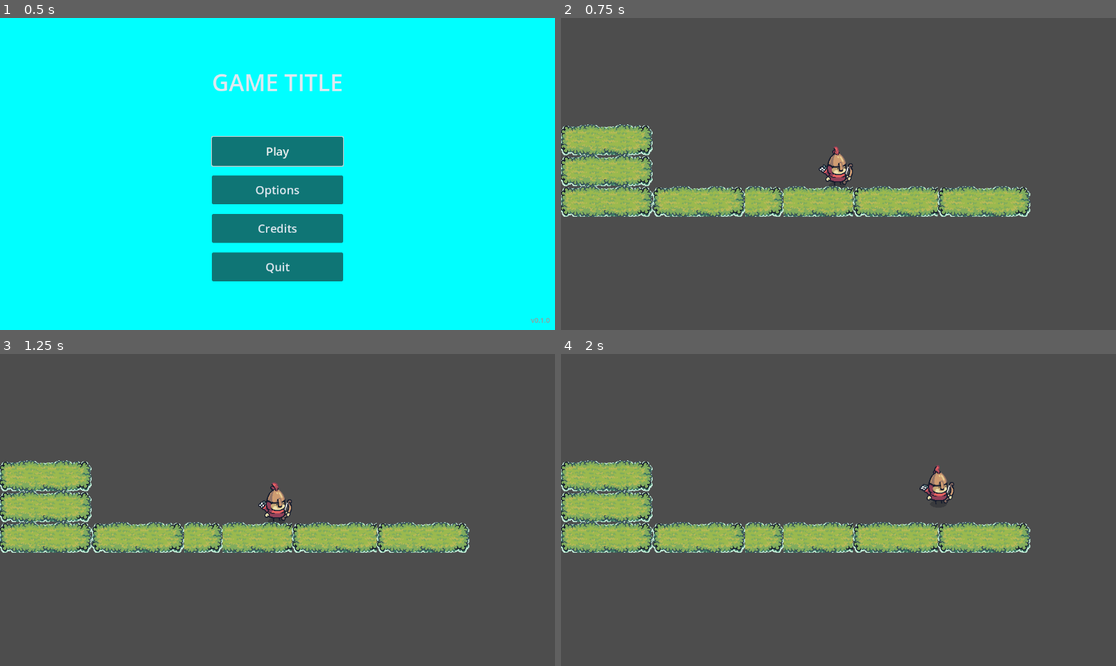
Above: before the commit, frames 1-4 (two rows, left to right).
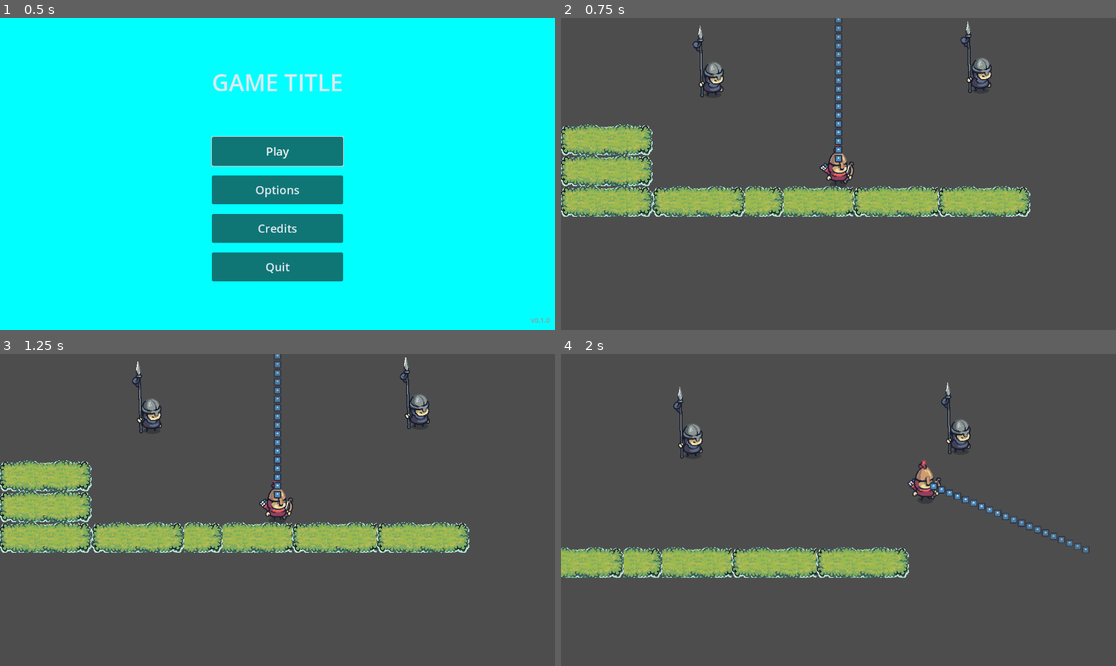
Above: after the commit, the same moments.

Repository: mahir-mahtab/game-jam-26
Game: Godot game, scene res://src/ui/main_menu.tscn
The game is run twice, just before and just after one commit, with the same random seed, the same clock (stepped at 60 frames per second) and the same inputs. The engine's default icon, where the game draws it, is replaced by a stand-in: a white triangle on a blue panel in a dark square.
Inputs (mouse positions are in pixels of both pictures, inside the frame that each line leads up to):
- Up to frame 1 (0.5 s): no input
- Up to frame 2 (0.75 s): click "Play" at 0.5 s
- Up to frame 3 (1.25 s): no input
- Up to frame 4 (2 s): tap Enter (ui_accept) at 1.25, 1.35, 1.52, 1.82 s; move the mouse to (960, 494) at 1.27 s; hold Right (ui_right) from 1.28 s (still down); click (960, 494) at 1.42 s

Frame 1 is identical in both runs. In frame 2, 1.5% of the frame differs, in the area x 23-78%, y 0-54%; in frame 3, 1.5%; in frame 4, 17%, in the area x 0-96%, y 9-72%.

Commit message:
player move ment done

Diff:
--- a/src/entities/player/player.gd
+++ b/src/entities/player/player.gd
@@ -1,37 +1,134 @@
 extends CharacterBody2D
 
 const SPEED = 300.0
-const JUMP_VELOCITY = -400.0
+const DOT_SPACING = 18.0
+const MAX_LENGTH = 1000.0
+const DOT_SCALE = 0.12
+const PROJECTILE_SPEED = 800.0
+const PROJECTILE_DECELERATION = 300.0
+const BOUNCE_DAMPING = 0.6
 
 # Reference to your AnimatedSprite2D node
 @onready var animated_sprite: AnimatedSprite2D = $AnimatedSprite2D
+@onready var dots_container: Node2D = $TrajectoryDots
+@onready var dot_template: Sprite2D = $TrajectoryDots/DotTemplate
 
-func _physics_process(delta: float) -> void:
-	# 1. Add gravity
-	if not is_on_floor():
-		velocity += get_gravity() * delta
+var dots: Array[Sprite2D] = []
+var projectile_active := false
+var stuck_to: Node2D = null
+var stuck_offset := Vector2.ZERO
 
-	# 2. Handle jump
-	if Input.is_action_just_pressed("ui_accept") and is_on_floor():
-		velocity.y = JUMP_VELOCITY
+func _ready() -> void:
+	# Build dot pool from template
+	dot_template.visible = false
+	var max_dots := int(MAX_LENGTH / DOT_SPACING)
+	for i in range(max_dots):
+		var dot := dot_template.duplicate() as Sprite2D
+		dot.visible = true
+		dot.scale = Vector2.ONE * DOT_SCALE
+		dots_container.add_child(dot)
+		dots.append(dot)
 
-	# 3. Get direction
-	var direction := Input.get_axis("ui_left", "ui_right")
+func _physics_process(_delta: float) -> void:
+	if stuck_to != null:
+		velocity = Vector2.ZERO
+		global_position = stuck_to.global_position + stuck_offset
+		return
 
-	# 4. Handle Flipping and Movement
-	if direction != 0:
-		velocity.x = direction * SPEED
-		animated_sprite.flip_h = (direction < 0) # Flip sprite based on direction
+	if projectile_active:
+		# Apply deceleration to projectile
+		var current_speed = velocity.length()
+		if current_speed < 10.0:
+			projectile_active = false
+			velocity = Vector2.ZERO
+			return
+
+		var new_speed = max(current_speed - PROJECTILE_DECELERATION * _delta, 0.0)
+		velocity = velocity.normalized() * new_speed
+
+		# Use move_and_collide for better bounce handling
+		var collision = move_and_collide(velocity * _delta)
+		if collision:
+			var collider = collision.get_collider()
+			if collider != null and collider.is_in_group("prey"):
+				stick_to_prey(collider)
+			else:
+				# Bounce off other objects
+				velocity = velocity.bounce(collision.get_normal()) * BOUNCE_DAMPING
+		return
+
+	# Get direction vector based on 8-direction input
+	var direction := Input.get_vector("ui_left", "ui_right", "ui_up", "ui_down")
+
+	if direction != Vector2.ZERO:
+		velocity = direction * SPEED
+		# Flip sprite based on horizontal direction
+		if direction.x != 0:
+			animated_sprite.flip_h = (direction.x < 0)
+		animated_sprite.play("run")
 	else:
-		velocity.x = move_toward(velocity.x, 0, SPEED)
+		velocity = velocity.move_toward(Vector2.ZERO, SPEED)
+		animated_sprite.play("idle")
 
-	update_animations(direction)
 	move_and_slide()
+	update_trajectory_dots()
 
-# 5. Animation Logic Helper
-func update_animations(direction):
-	if is_on_floor():
-		if direction == 0:
-			animated_sprite.play("idle")
-		else:
-			animated_sprite.play("run")
+func _process(_delta: float) -> void:
+	# Always update trajectory dots regardless of state
+	update_trajectory_dots()
+
+func _input(event: InputEvent) -> void:
+	if event is InputEventMouseButton and event.button_index == MOUSE_BUTTON_LEFT and event.pressed:
+		if not projectile_active:
+			launch_projectile()
+
+func launch_projectile() -> void:
+	if stuck_to != null:
+		unstick_from_prey()
+	var dir = (get_global_mouse_position() - global_position).normalized()
+	if dir == Vector2.ZERO:
+		dir = Vector2.RIGHT
+	velocity = dir * PROJECTILE_SPEED
+	projectile_active = true
+
+func stick_to_prey(prey_node: Node2D) -> void:
+	projectile_active = false
+	stuck_to = prey_node
+	stuck_offset = global_position - prey_node.global_position
+	velocity = Vector2.ZERO
+
+func unstick_from_prey() -> void:
+	stuck_to = null
+	stuck_offset = Vector2.ZERO
+
+func update_trajectory_dots() -> void:
+	# Start from player's center (relative to the player node)
+	var start_local_pos = Vector2(0, -35)
+	var start_global_pos = global_position + start_local_pos
+
+	var mouse_pos = get_global_mouse_position()
+	var ray_direction = (mouse_pos - start_global_pos).normalized()
+	if ray_direction == Vector2.ZERO:
+		ray_direction = Vector2.RIGHT
+
+	var space_state = get_world_2d().direct_space_state
+	var end_global = start_global_pos + ray_direction * MAX_LENGTH
+	var query = PhysicsRayQueryParameters2D.create(start_global_pos, end_global)
+	query.exclude = [get_rid()] # Exclude the player
+	var result = space_state.intersect_ray(query)
+
+	var hit_length := MAX_LENGTH
+	if result:
+		hit_length = start_global_pos.distance_to(result.position)
+
+	for i in range(dots.size()):
+		var dist := (i + 1) * DOT_SPACING
+		var dot := dots[i]
+		if dist > hit_length:
+			dot.visible = false
+			continue
+		var dot_global = start_global_pos + ray_direction * dist
+		dot.global_position = dot_global
+		var alpha = clamp(1.0 - (dist / MAX_LENGTH), 0.0, 1.0)
+		dot.modulate = Color(1, 1, 1, alpha)
+		dot.visible = true
--- a/src/entities/player/player.tscn
+++ b/src/entities/player/player.tscn
@@ -1,8 +1,9 @@
-[gd_scene load_steps=16 format=3 uid="uid://cadnjm2kabw85"]
+[gd_scene load_steps=17 format=3 uid="uid://cadnjm2kabw85"]
 
 [ext_resource type="Texture2D" uid="uid://btus0dng0u6j8" path="res://assets/Units/Red Units/Archer/Archer_Idle.png" id="1_4m8ck"]
 [ext_resource type="Script" uid="uid://bh6dqam4yrryn" path="res://src/entities/player/player.gd" id="1_vt6n5"]
 [ext_resource type="Texture2D" uid="uid://dc24olrtfiwfc" path="res://assets/Units/Red Units/Archer/Archer_Run.png" id="3_muk8e"]
+[ext_resource type="Texture2D" uid="uid://c7tv7d3bb4ep5" path="res://icon.svg" id="4_dot_icon"]
 
 [sub_resource type="AtlasTexture" id="AtlasTexture_vt6n5"]
 atlas = ExtResource("1_4m8ck")
@@ -95,7 +96,8 @@
 script = ExtResource("1_vt6n5")
 
 [node name="AnimatedSprite2D" type="AnimatedSprite2D" parent="."]
-position = Vector2(-2, -34)
+position = Vector2(0, -33)
+scale = Vector2(1, 1.03125)
 sprite_frames = SubResource("SpriteFrames_eb65w")
 animation = &"run"
 autoplay = "idle"
@@ -103,3 +105,10 @@
 [node name="CollisionShape2D" type="CollisionShape2D" parent="."]
 position = Vector2(0, -35)
 shape = SubResource("CapsuleShape2D_4f0qm")
+
+[node name="TrajectoryDots" type="Node2D" parent="."]
+
+[node name="DotTemplate" type="Sprite2D" parent="TrajectoryDots"]
+visible = false
+scale = Vector2(0.12, 0.12)
+texture = ExtResource("4_dot_icon")
--- /dev/null
+++ b/src/entities/player/player_head.tscn
@@ -0,0 +1,34 @@
+[gd_scene load_steps=4 format=3 uid="uid://diwwssmnxntef"]
+
+[ext_resource type="Script" path="res://src/entities/player/player_head.gd" id="1_head"]
+
+[sub_resource type="CircleShape2D" id="CircleShape2D_head"]
+radius = 20.0
+
+[sub_resource type="CircleShape2D" id="CircleShape2D_area"]
+radius = 25.0
+
+[node name="PlayerHead" type="RigidBody2D"]
+collision_layer = 2
+mass = 0.5
+gravity_scale = 1.5
+contact_monitor = true
+max_contacts_reported = 4
+script = ExtResource("1_head")
+
+[node name="CollisionShape2D" type="CollisionShape2D" parent="."]
+shape = SubResource("CircleShape2D_head")
+
+[node name="Sprite2D" type="ColorRect" parent="."]
+offset_left = -20.0
+offset_top = -20.0
+offset_right = 20.0
+offset_bottom = 20.0
+color = Color(0.6, 0.9, 0.6, 1)
+
+[node name="Area2D" type="Area2D" parent="."]
+collision_layer = 0
+collision_mask = 6
+
+[node name="CollisionShape2D" type="CollisionShape2D" parent="Area2D"]
+shape = SubResource("CircleShape2D_area")
--- /dev/null
+++ b/src/entities/prey/prey.gd
@@ -0,0 +1,25 @@
+extends CharacterBody2D
+
+
+const SPEED = 300.0
+const JUMP_VELOCITY = -400.0
+@onready var animated_sprite = $AnimatedSprite2D
+
+func _ready() -> void:
+	add_to_group("prey")
+
+func _physics_process(_delta: float) -> void:
+	# Get direction vector based on 8-direction input
+	var direction := Input.get_vector("ui_left", "ui_right", "ui_up", "ui_down")
+
+	if direction != Vector2.ZERO:
+		velocity = direction * SPEED
+		# Flip sprite based on horizontal direction
+		if direction.x != 0:
+			animated_sprite.flip_h = (direction.x < 0)
+		animated_sprite.play("run")
+	else:
+		velocity = velocity.move_toward(Vector2.ZERO, SPEED)
+		animated_sprite.play("idle")
+
+	move_and_slide()
--- /dev/null
+++ b/src/entities/prey/prey.tscn
@@ -0,0 +1,113 @@
+[gd_scene load_steps=17 format=3 uid="uid://bo0u0g8i0eh04"]
+
+[ext_resource type="Script" uid="uid://delcje0g7h876" path="res://src/entities/prey/prey.gd" id="1_uuspj"]
+[ext_resource type="Texture2D" uid="uid://dhad73xknwdyp" path="res://assets/Units/Black Units/Lancer/Lancer_Idle.png" id="2_uahvo"]
+
+[sub_resource type="AtlasTexture" id="AtlasTexture_y5wba"]
+atlas = ExtResource("2_uahvo")
+region = Rect2(0, 0, 320, 320)
+
+[sub_resource type="AtlasTexture" id="AtlasTexture_ftthi"]
+atlas = ExtResource("2_uahvo")
+region = Rect2(320, 0, 320, 320)
+
+[sub_resource type="AtlasTexture" id="AtlasTexture_ruonm"]
+atlas = ExtResource("2_uahvo")
+region = Rect2(640, 0, 320, 320)
+
+[sub_resource type="AtlasTexture" id="AtlasTexture_87opm"]
+atlas = ExtResource("2_uahvo")
+region = Rect2(960, 0, 320, 320)
+
+[sub_resource type="AtlasTexture" id="AtlasTexture_f08xt"]
+atlas = ExtResource("2_uahvo")
+region = Rect2(1280, 0, 320, 320)
+
+[sub_resource type="AtlasTexture" id="AtlasTexture_u5et7"]
+atlas = ExtResource("2_uahvo")
+region = Rect2(1600, 0, 320, 320)
+
+[sub_resource type="AtlasTexture" id="AtlasTexture_fn6bl"]
+atlas = ExtResource("2_uahvo")
+region = Rect2(1920, 0, 320, 320)
+
+[sub_resource type="AtlasTexture" id="AtlasTexture_gc7p4"]
+atlas = ExtResource("2_uahvo")
+region = Rect2(2240, 0, 320, 320)
+
+[sub_resource type="AtlasTexture" id="AtlasTexture_0q082"]
+atlas = ExtResource("2_uahvo")
+region = Rect2(2560, 0, 320, 320)
+
+[sub_resource type="AtlasTexture" id="AtlasTexture_3s5xn"]
+atlas = ExtResource("2_uahvo")
+region = Rect2(2880, 0, 320, 320)
+
+[sub_resource type="AtlasTexture" id="AtlasTexture_0pa8y"]
+atlas = ExtResource("2_uahvo")
+region = Rect2(3200, 0, 320, 320)
+
+[sub_resource type="AtlasTexture" id="AtlasTexture_1mxlp"]
+atlas = ExtResource("2_uahvo")
+region = Rect2(3520, 0, 320, 320)
+
+[sub_resource type="SpriteFrames" id="SpriteFrames_8pnmx"]
+animations = [{
+"frames": [{
+"duration": 1.0,
+"texture": SubResource("AtlasTexture_y5wba")
+}, {
+"duration": 1.0,
+"texture": SubResource("AtlasTexture_ftthi")
+}, {
+"duration": 1.0,
+"texture": SubResource("AtlasTexture_ruonm")
+}, {
+"duration": 1.0,
+"texture": SubResource("AtlasTexture_87opm")
+}, {
+"duration": 1.0,
+"texture": SubResource("AtlasTexture_f08xt")
+}, {
+"duration": 1.0,
+"texture": SubResource("AtlasTexture_u5et7")
+}, {
+"duration": 1.0,
+"texture": SubResource("AtlasTexture_fn6bl")
+}, {
+"duration": 1.0,
+"texture": SubResource("AtlasTexture_gc7p4")
+}, {
+"duration": 1.0,
+"texture": SubResource("AtlasTexture_0q082")
+}, {
+"duration": 1.0,
+"texture": SubResource("AtlasTexture_3s5xn")
+}, {
+"duration": 1.0,
+"texture": SubResource("AtlasTexture_0pa8y")
+}, {
+"duration": 1.0,
+"texture": SubResource("AtlasTexture_1mxlp")
+}],
+"loop": true,
+"name": &"idle",
+"speed": 30.0
+}]
+
+[sub_resource type="CapsuleShape2D" id="CapsuleShape2D_g2fhk"]
+radius = 19.0
+height = 70.0
+
+[node name="Prey" type="CharacterBody2D"]
+script = ExtResource("1_uuspj")
+
+[node name="AnimatedSprite2D" type="AnimatedSprite2D" parent="."]
+position = Vector2(-2, -34)
+sprite_frames = SubResource("SpriteFrames_8pnmx")
+animation = &"idle"
+frame_progress = 0.89970547
+
+[node name="CollisionShape2D" type="CollisionShape2D" parent="."]
+position = Vector2(-3, -34)
+shape = SubResource("CapsuleShape2D_g2fhk")
--- a/src/ui/gam/game.tscn
+++ b/src/ui/gam/game.tscn
@@ -1,7 +1,8 @@
-[gd_scene load_steps=7 format=3 uid="uid://cn5grbfvofuao"]
+[gd_scene load_steps=8 format=3 uid="uid://cn5grbfvofuao"]
 
 [ext_resource type="PackedScene" uid="uid://cadnjm2kabw85" path="res://src/entities/player/player.tscn" id="1_dmd6i"]
 [ext_resource type="Texture2D" uid="uid://3fr8rc2jjx64" path="res://assets/Terrain/Tileset/Tilemap_color1.png" id="2_fiond"]
+[ext_resource type="PackedScene" uid="uid://bo0u0g8i0eh04" path="res://src/entities/prey/prey.tscn" id="3_2qfqk"]
 
 [sub_resource type="PhysicsMaterial" id="PhysicsMaterial_dmd6i"]
 
@@ -758,11 +759,13 @@
 
 [node name="Game" type="Node2D"]
 
-[node name="CharacterBody2D" parent="." instance=ExtResource("1_dmd6i")]
+[node name="player" parent="." instance=ExtResource("1_dmd6i")]
 position = Vector2(578, 316)
 
-[node name="Camera2D" type="Camera2D" parent="."]
-position = Vector2(578, 295)
+[node name="Camera2D" type="Camera2D" parent="player"]
+position = Vector2(0, -21)
+position_smoothing_enabled = true
+position_smoothing_speed = 3.0
 
 [node name="StaticBody2D" type="StaticBody2D" parent="."]
 position = Vector2(305, 380)
@@ -776,3 +779,9 @@
 tile_set = SubResource("TileSet_gno8v")
 format = 2
 layer_0/tile_data = PackedInt32Array(1310747, 655360, 12, 1376283, 655360, 13, 1441819, 655360, 14, 1507355, 655360, 15 …(6865 unchanged characters)…
+
+[node name="Prey" parent="." instance=ExtResource("3_2qfqk")]
+position = Vector2(320, 133)
+
+[node name="Prey2" parent="." instance=ExtResource("3_2qfqk")]
+position = Vector2(876, 124)
Not shown, added: src/entities/prey/prey.gd.uid
